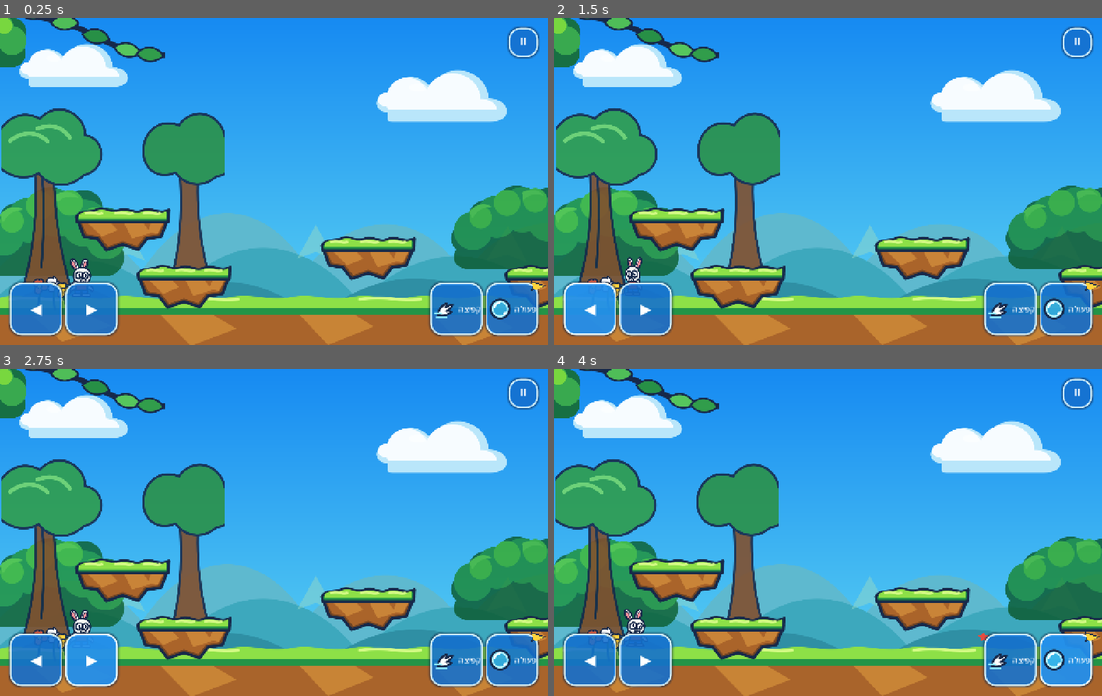
Above: before the commit, frames 1-4 (two rows, left to right).
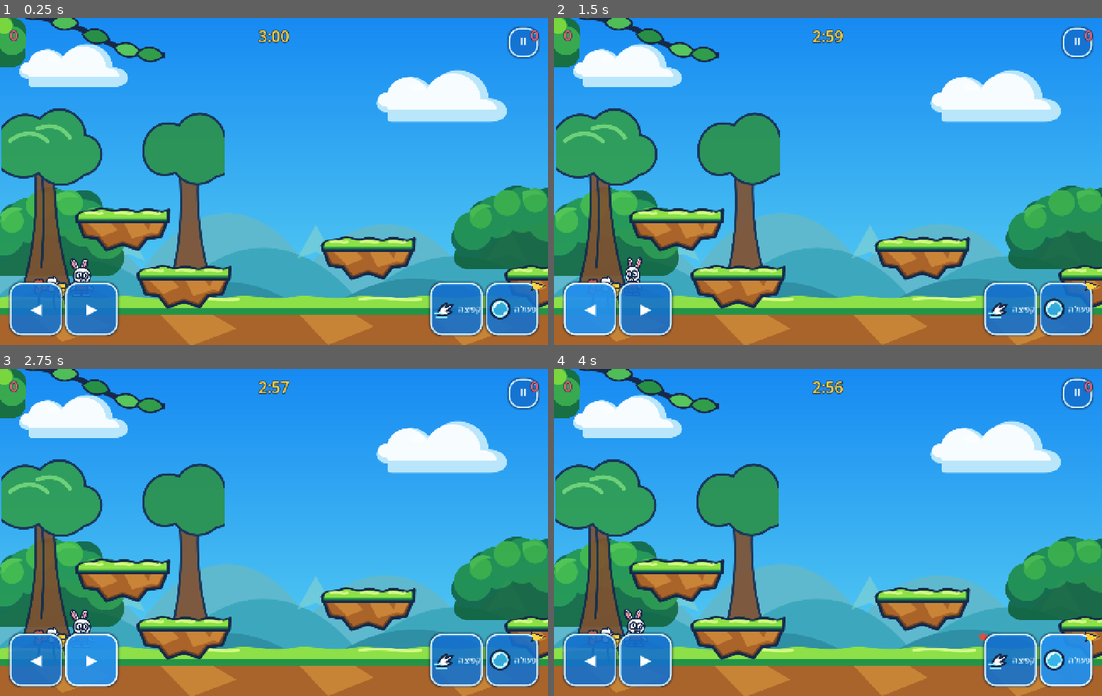
Above: after the commit, the same moments.

Repository: danlil240/animal-heroes
Game: Godot game, scene res://levels/treasure_dash_arena.tscn
Two runs of this game, one before a commit and one after it. Both use one fixed random seed, a clock stepped at 60 frames per second and the inputs below. This scene is started directly instead of the project's main scene.
Inputs:
- Up to frame 1 (0.25 s): no input
- Up to frame 2 (1.5 s): click "⏸" at 0.5 s; click "◀" at 1.25 s
- Up to frame 3 (2.75 s): click "▶" at 2 s
- Up to frame 4 (4 s): click "קפיצה" at 2.75 s; click "פעולה" at 3.5 s

The runs differ from the first frame. In frame 1, 0.3% of the frame differs, in the area x 1-99%, y 3-8%; in frame 2, 0.3%; in frame 3, 0.3%; in frame 4, 0.3%.

Commit message:
feat: wire treasure dash competitive HUD

Diff:
--- a/game/levels/treasure_dash_arena.gd
+++ b/game/levels/treasure_dash_arena.gd
@@ -16,6 +16,7 @@
 }
 
 @onready var collectibles_layer = $Collectibles
+@onready var _hud = $HUD/TreasureDashHud
 
 var dash_mode: RefCounted = null
 
@@ -36,6 +37,11 @@
 	if _spawn_timer >= SPAWN_INTERVAL and not dash_mode.is_finished():
 		_spawn_timer = 0.0
 		_try_spawn_collectible()
+	_hud.render(
+		dash_mode.time_remaining(),
+		dash_mode.score(HOST_PEER_ID),
+		dash_mode.score(GUEST_PEER_ID),
+	)
 
 
 func _collect_spawn_points() -> Array:
--- a/game/levels/treasure_dash_arena.tscn
+++ b/game/levels/treasure_dash_arena.tscn
@@ -9,6 +9,7 @@
 [ext_resource type="PackedScene" path="res://visual/platform_visual.tscn" id="7_platform_visual"]
 [ext_resource type="PackedScene" path="res://visual/sunny_forest_background.tscn" id="8_background"]
 [ext_resource type="PackedScene" path="res://visual/hero_visual.tscn" id="9_hero_visual"]
+[ext_resource type="PackedScene" path="res://ui/treasure_dash_hud.tscn" id="10_treasure_hud"]
 
 [sub_resource type="RectangleShape2D" id="GroundShape"]
 size = Vector2(1800, 80)
@@ -170,6 +171,8 @@
 
 [node name="TouchControls" parent="HUD" instance=ExtResource("5_touch")]
 
+[node name="TreasureDashHud" parent="HUD" instance=ExtResource("10_treasure_hud")]
+
 [node name="PartnerIndicator" type="Control" parent="HUD"]
 layout_mode = 0
 mouse_filter = 2
Not shown: 1 places in game/levels/treasure_dash_arena.tscn that only renumber resources
